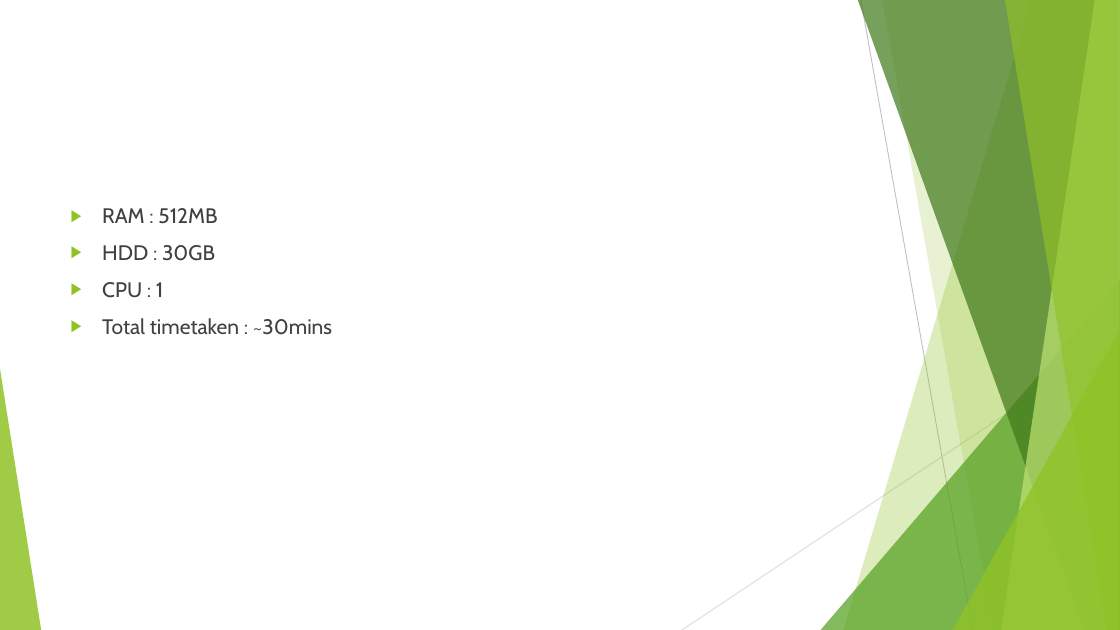
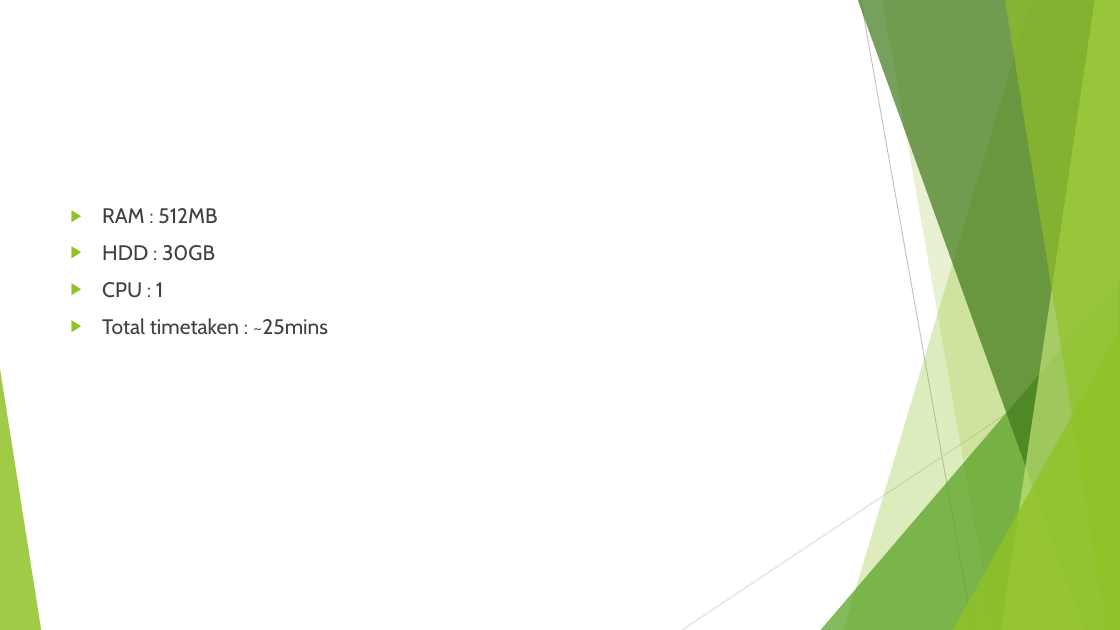
Before and after one commit to dharanisugumar/yelp-dataset-challenge, a slide deck: slide 16 of NEWYORKER.pptx. Drawn at 1120x630 pixels with LibreOffice and Linux fonts; fonts in the diff are those of the drawing. Boxes give left, top, right and bottom in pixels: in the first picture for what was removed or moved away, otherwise in the second. Text is boxed around its words. In the diff, an @@ line names an element or a change of style, - is before the commit and + after.

```diff
--- a/NEWYORKER.pptx
+++ b/NEWYORKER.pptx
@@ text at (x1=102, y1=318, x2=328, y2=335): text changed @@
-▶ Total timetaken : ~30mins
+▶ Total timetaken : ~25mins
```
Also in this commit, not shown: 3 other slides changed.
